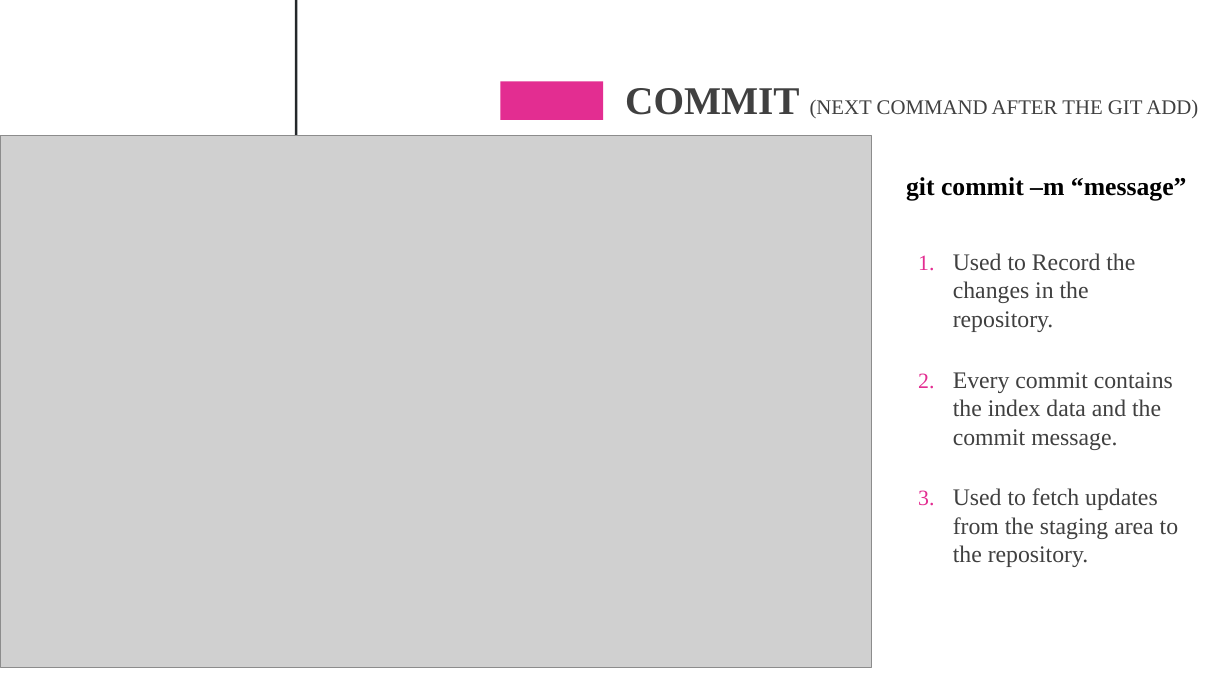
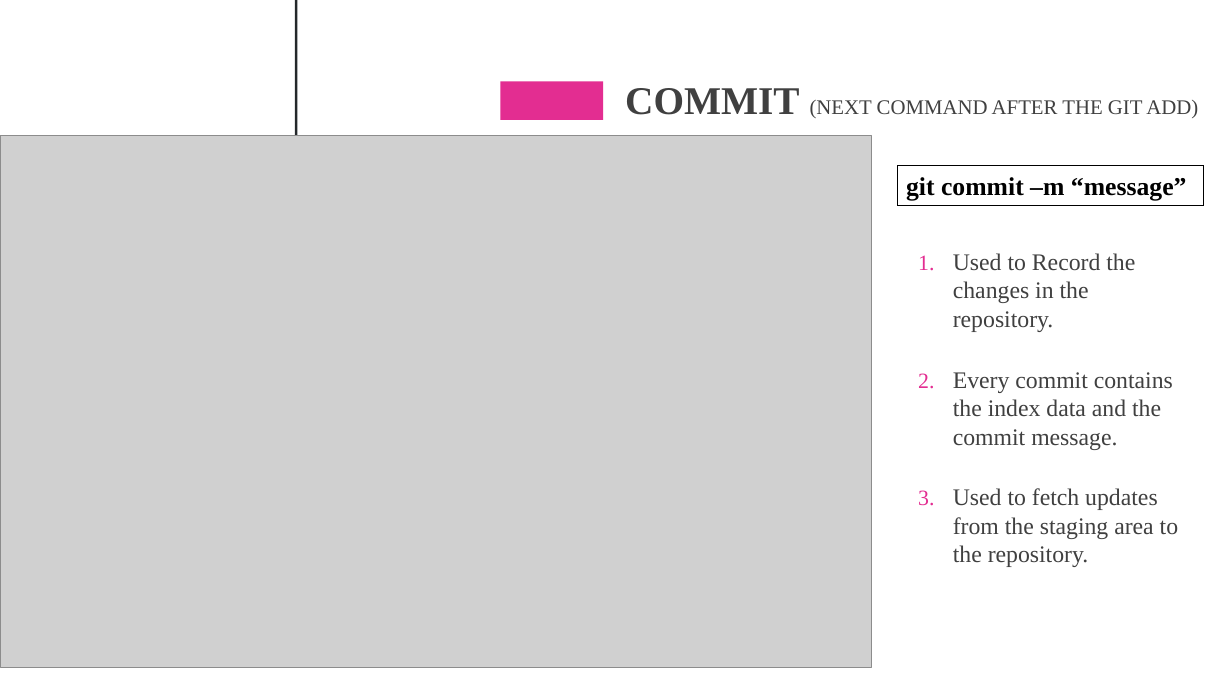
Before and after one commit to priya24d/group5_merge, a slide deck: slide 8 of MERGE_Grp5.pptx. Drawn at 1232x693 pixels with LibreOffice and Linux fonts; fonts in the diff are those of the drawing; grey boxes stand for pictures. Boxes give left, top, right and bottom in pixels: in the first picture for what was removed or moved away, otherwise in the second. Text is boxed around its words. In the diff, an @@ line names an element or a change of style, - is before the commit and + after.

```diff
--- a/MERGE_Grp5.pptx
+++ b/MERGE_Grp5.pptx
@@ rectangle "git commit –m “message”": place and size @@
-rectangle "git commit –m “message”" at bbox=[906, 177, 1187, 200]
+rectangle "git commit –m “message”" at bbox=[897, 165, 1204, 206]
@@ rectangle "git commit –m “message”" at bbox=[897, 165, 1204, 206]: outline none to #000000 0.75 pt @@
```
Also in this commit, not shown: 4 other slides changed.
